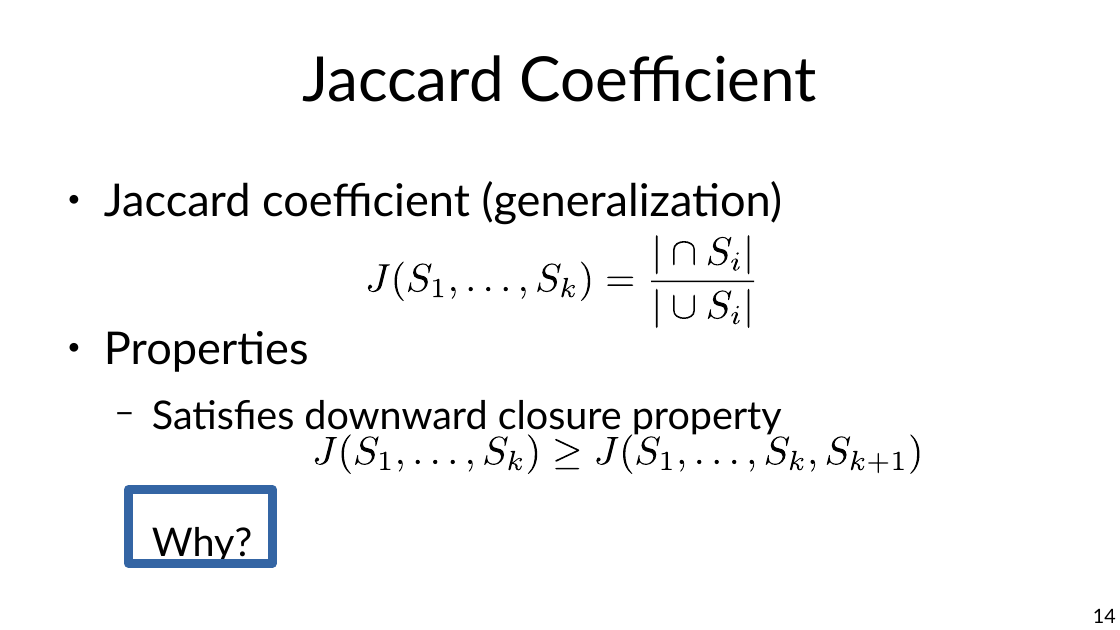
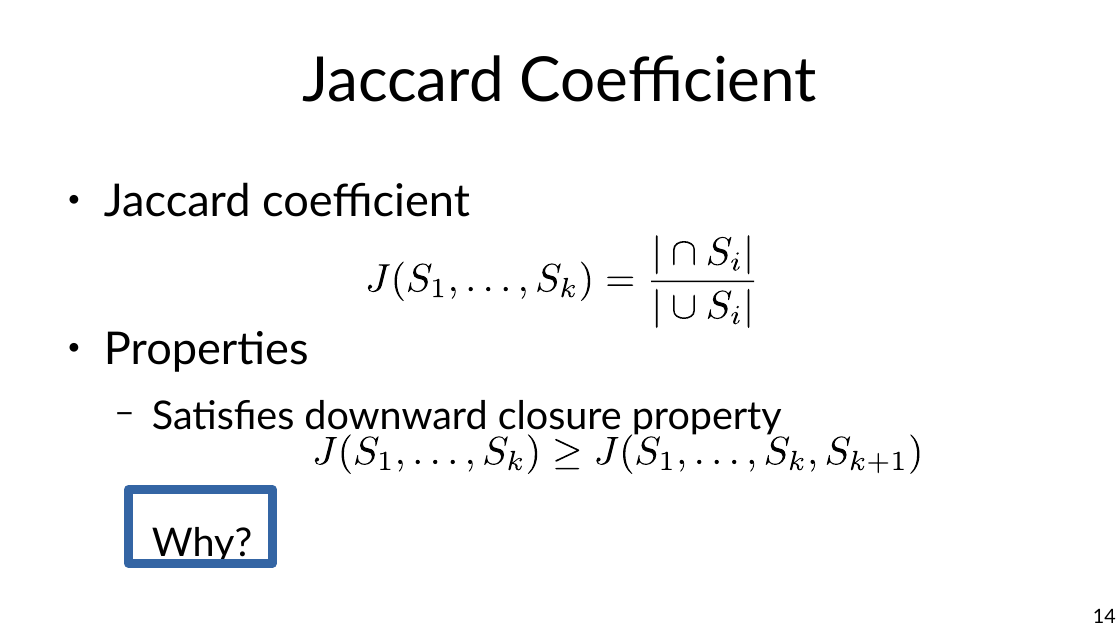
Before and after one commit to marco-calautti/data-mining-course, a slide deck: slide 14 of theory/tt07_extending_association_analysis.odp. Drawn at 1120x630 pixels with LibreOffice and Linux fonts; fonts in the diff are those of the drawing. Boxes give left, top, right and bottom in pixels: in the first picture for what was removed or moved away, otherwise in the second. Text is boxed around its words. In the diff, an @@ line names an element or a change of style, - is before the commit and + after.

```diff
--- a/theory/tt07_extending_association_analysis.odp
+++ b/theory/tt07_extending_association_analysis.odp
@@ text at bbox=[104, 182, 470, 217]: text changed @@
-● Jaccard coefficient (generalization)
+● Jaccard coefficient
```
Also in this commit, not shown: 14 other slides changed, 1 slide added.
